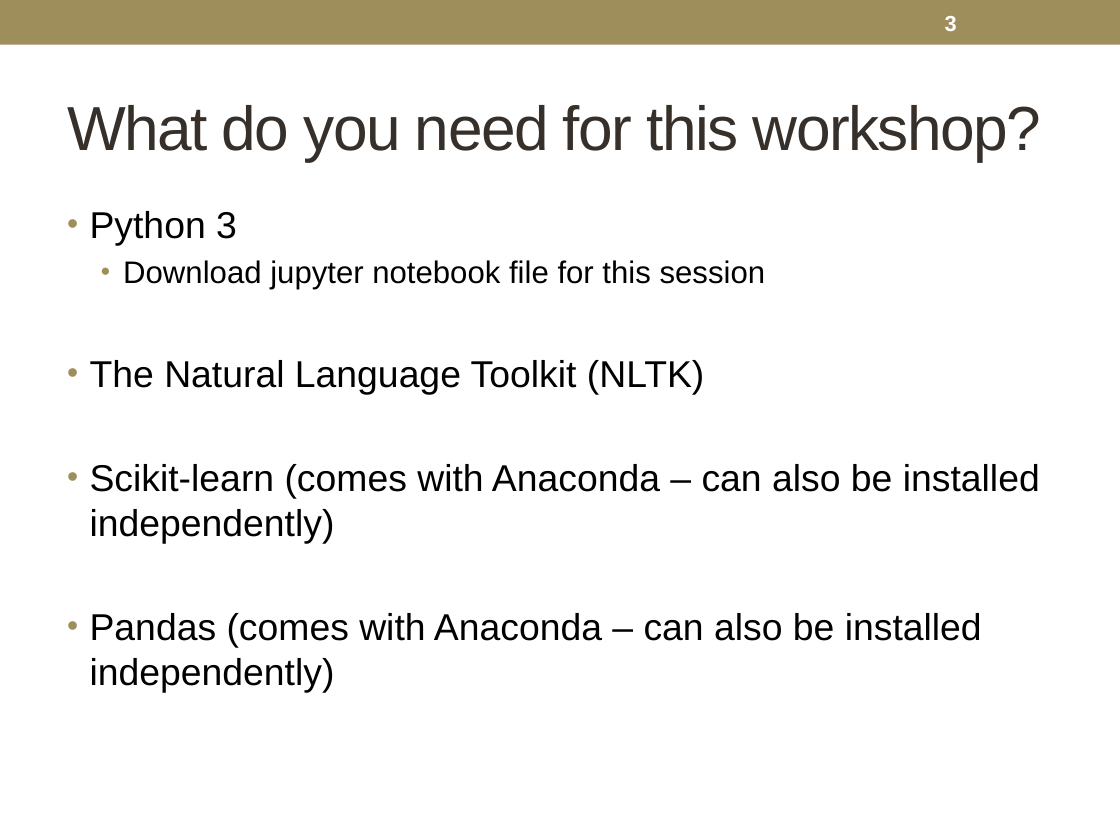
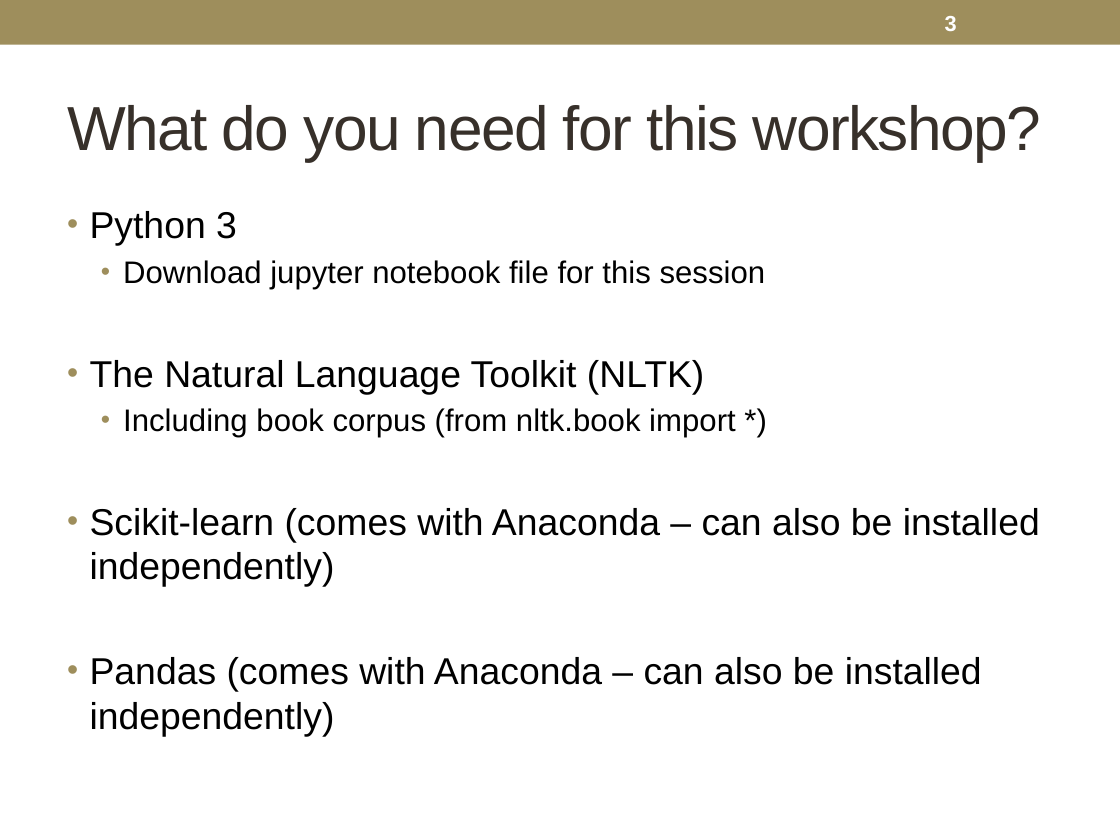
Before and after one commit to rachelrakov/df_code, a slide deck: slide 3 of GCDRI_TextAnalysisClass_2018.pptx. Drawn at 1120x840 pixels with LibreOffice and Linux fonts; fonts in the diff are those of the drawing. Boxes give left, top, right and bottom in pixels: in the first picture for what was removed or moved away, otherwise in the second. Text is boxed around its words. In the diff, an @@ line names an element or a change of style, - is before the commit and + after.

```diff
--- a/GCDRI_TextAnalysisClass_2018.pptx
+++ b/GCDRI_TextAnalysisClass_2018.pptx
@@ text at [123,408,736,438]: paragraph added @@
+  • Including book corpus (from nltk.book import *)
```
Also in this commit, not shown: 4 other slides changed.
